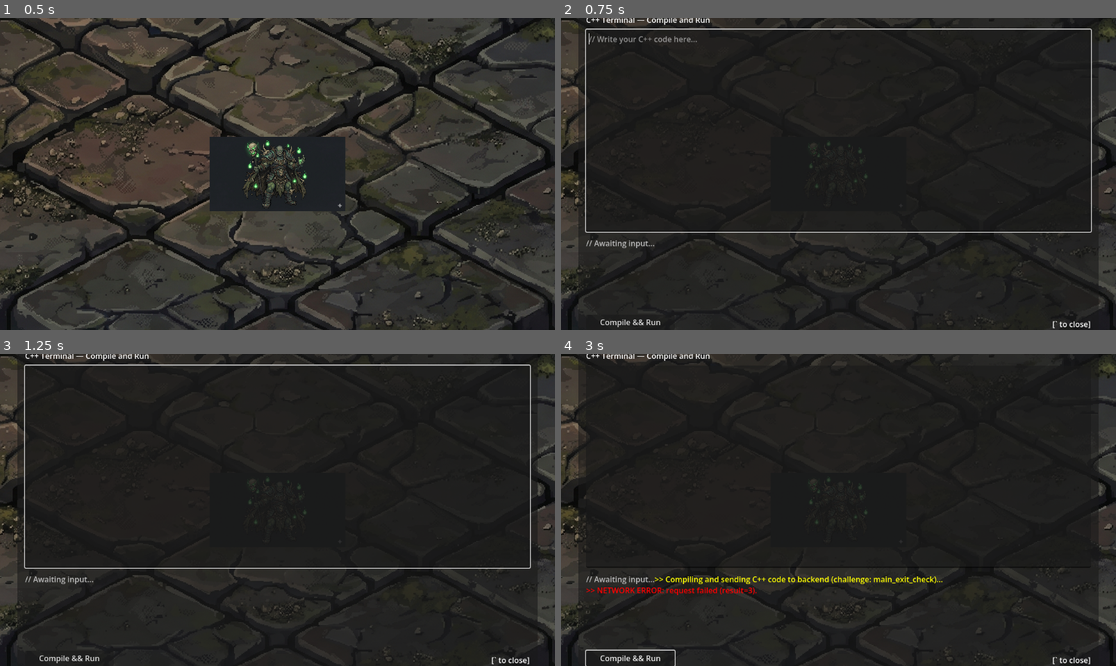
Above: before the commit, frames 1-4 (two rows, left to right).
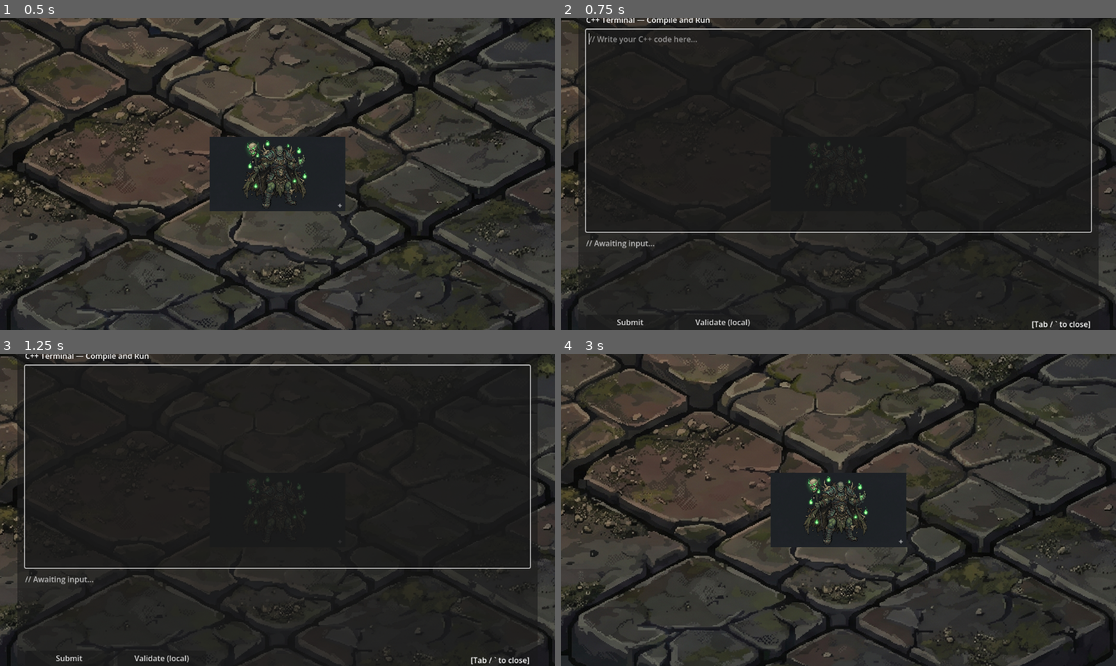
Above: after the commit, the same moments.

Repository: Javilonte/algoritmos-maestros
Game: Godot game, scene res://scenes/overworld.tscn
Same seed, same stepped clock (60 frames per second), same inputs: the game is played once before the commit and once after it.
Inputs (mouse positions are in pixels of both pictures, inside the frame that each line leads up to):
- Up to frame 1 (0.5 s): no input
- Up to frame 2 (0.75 s): tap Enter at 0.5 s; hold D (move_right) from 0.53 s (still down); hold ` (toggle_terminal) from 0.53 s (still down)
- Up to frame 3 (1.25 s): keep holding D (move_right); keep holding ` (toggle_terminal); tap Tab at 0.8 s
- Up to frame 4 (3 s): release D (move_right) at 1.25 s; release ` (toggle_terminal) at 1.25 s; click "Compile && Run" (after the commit: "Submit") at 1.25 s; click (721, 659) at 2 s, where only the run after the commit has a clickable "Validate (local)"; tap Space at 2.75 s; hold S (move_down) from 2.78 s (still down); tap Tab at 2.85 s

Frame 1 is identical in both runs. In frame 2, 0.3% of the frame differs, in the area x 7-96%, y 96-100%; in frame 3, 0.3%; in frame 4, 48%, in the area x 0-100%, y 0-100%.

Commit message:
feat: restore Tab binding to open terminal and re-add second button
The earlier refactor replaced the original ui_focus_next/Tab binding
with toggle_terminal/backtick, and collapsed the two action buttons
(EXECUTE + Compile and run) into a single Submit button. The user
asked for both behaviors back.

Changes:
- project.godot: add Tab (KEY_TAB) as a second event on the
  toggle_terminal action. Backtick remains for redundancy.
- terminal_ui.gd: in _input, detect Tab via keycode/physical_keycode
  and skip the toggle when the CodeEdit has focus (so Tab still
  works for indentation/focus traversal inside the editor instead
  of always closing the terminal like in the original).
- terminal_ui.gd: add validate_locally_only() that runs the regex
  check without an HTTP request, plus its button handler.
- TerminalUI.tscn: rename CompileButton label to 'Submit' and add a
  ValidateButton next to it bound to _on_validate_button_pressed.
- TerminalUI.tscn: update CloseHint to '[Tab / ` to close]'.

Diff:
--- a/project.godot
+++ b/project.godot
@@ -53,6 +53,7 @@
 toggle_terminal={
 "deadzone": 0.5,
 "events": [Object(InputEventKey,"resource_local_to_scene":false,"resource_name":"","device":-1,"window_id":0,"alt_press …(191 unchanged characters)…
+, Object(InputEventKey,"resource_local_to_scene":false,"resource_name":"","device":-1,"window_id":0,"alt_pressed":false,"shift_pressed":false,"ctrl_pressed":false,"meta_pressed":false,"pressed":false,"keycode":4194306,"physical_keycode":4194306,"key_label":0,"unicode":0,"location":0,"echo":false,"script":null)
 ]
 }
 interact={
--- a/scenes/TerminalUI.tscn
+++ b/scenes/TerminalUI.tscn
@@ -56,15 +56,23 @@
 offset_top = 632.0
 offset_right = 200.0
 offset_bottom = 664.0
-text = "Compile && Run"
+text = "Submit"
+
+[node name="ValidateButton" type="Button" parent="Panel"]
+layout_mode = 0
+offset_left = 208.0
+offset_top = 632.0
+offset_right = 392.0
+offset_bottom = 664.0
+text = "Validate (local)"
 
 [node name="CloseHint" type="Label" parent="Panel"]
 layout_mode = 0
-offset_left = 880.0
+offset_left = 800.0
 offset_top = 640.0
 offset_right = 1064.0
 offset_bottom = 664.0
-text = "[` to close]"
+text = "[Tab / ` to close]"
 horizontal_alignment = 2
 
 [node name="HTTPRequest" type="HTTPRequest" parent="Panel"]
@@ -72,3 +80,4 @@
 timeout = 15.0
 
 [connection signal="pressed" from="Panel/CompileButton" to="." method="_on_compile_button_pressed"]
+[connection signal="pressed" from="Panel/ValidateButton" to="." method="_on_validate_button_pressed"]
--- a/scripts/ui/terminal_ui.gd
+++ b/scripts/ui/terminal_ui.gd
@@ -22,10 +22,18 @@
 
 func _input(event: InputEvent) -> void:
 	if event.is_action_pressed("toggle_terminal"):
+		if _is_tab_event(event) and code_editor != null and code_editor.has_focus():
+			return
 		if GameManager.is_state(GameManager.GameState.TERMINAL) \
 			or GameManager.is_player_input_allowed():
 			toggle_terminal()
 		get_viewport().set_input_as_handled()
+
+func _is_tab_event(event: InputEvent) -> bool:
+	if not (event is InputEventKey):
+		return false
+	var key_event := event as InputEventKey
+	return key_event.keycode == KEY_TAB or key_event.physical_keycode == KEY_TAB
 
 func toggle_terminal() -> void:
 	if _is_terminal_open:
@@ -78,6 +86,28 @@
 		EventBus.code_validated.emit(challenge_id, false, "network_error")
 	else:
 		_is_submitting = true
+
+func validate_locally_only() -> void:
+	if _is_submitting:
+		_log("[color=yellow]>> Submission already in flight, please wait...[/color]")
+		return
+
+	var code := code_editor.text
+	var challenge_id := GameManager.current_challenge_id
+	if challenge_id.is_empty():
+		challenge_id = default_challenge_id
+
+	_log("[color=yellow]>> Validating locally (challenge: %s)...[/color]" % challenge_id)
+	EventBus.code_submitted.emit(challenge_id, code)
+
+	var result := _evaluate_challenge(challenge_id, code, "")
+	if result.success:
+		_log("[color=green]>> SUCCESS: %s[/color]" % result.message)
+		EventBus.code_validated.emit(challenge_id, true, result.message)
+		hide_terminal()
+	else:
+		_log("[color=red]>> FAILED: %s[/color]" % result.message)
+		EventBus.code_validated.emit(challenge_id, false, result.message)
 
 func _on_request_completed(result: int, response_code: int, _headers: PackedStringArray, body: PackedByteArray) -> void:
 	_is_submitting = false
@@ -140,3 +170,6 @@
 
 func _on_compile_button_pressed() -> void:
 	submit_code()
+
+func _on_validate_button_pressed() -> void:
+	validate_locally_only()
